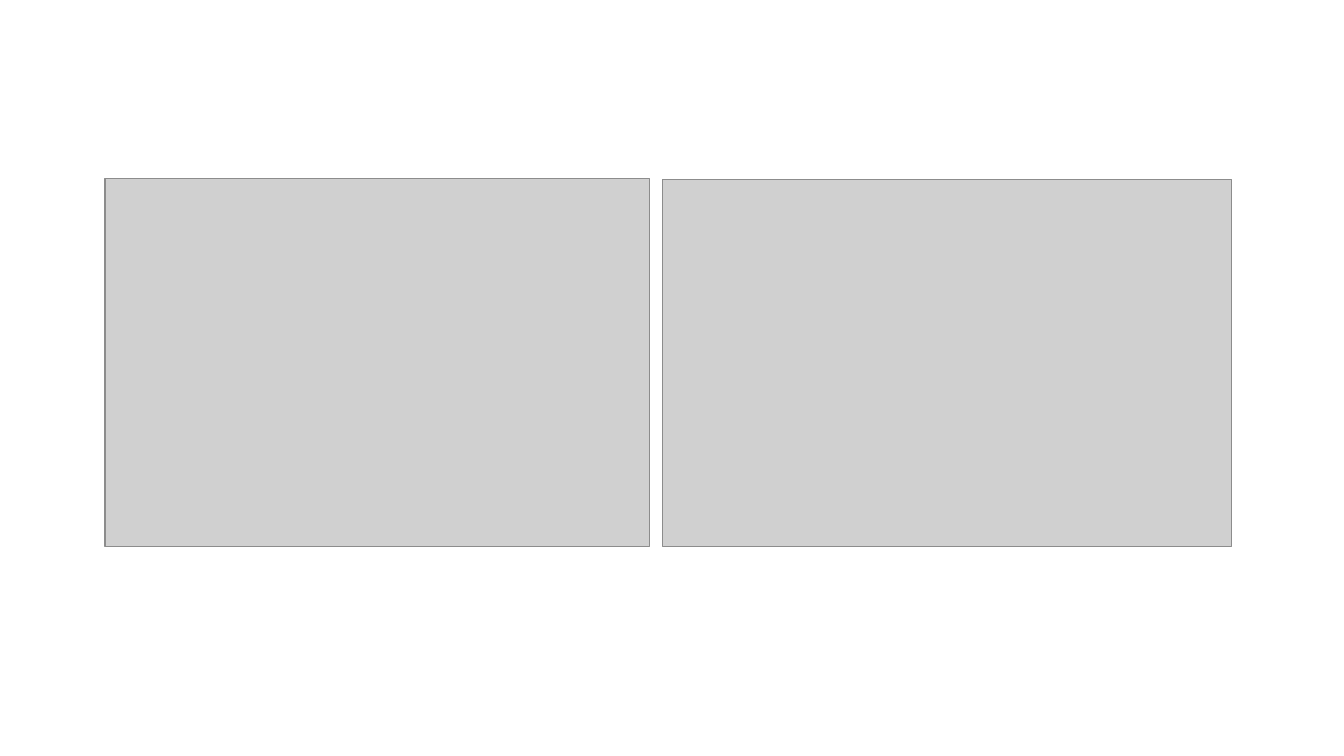
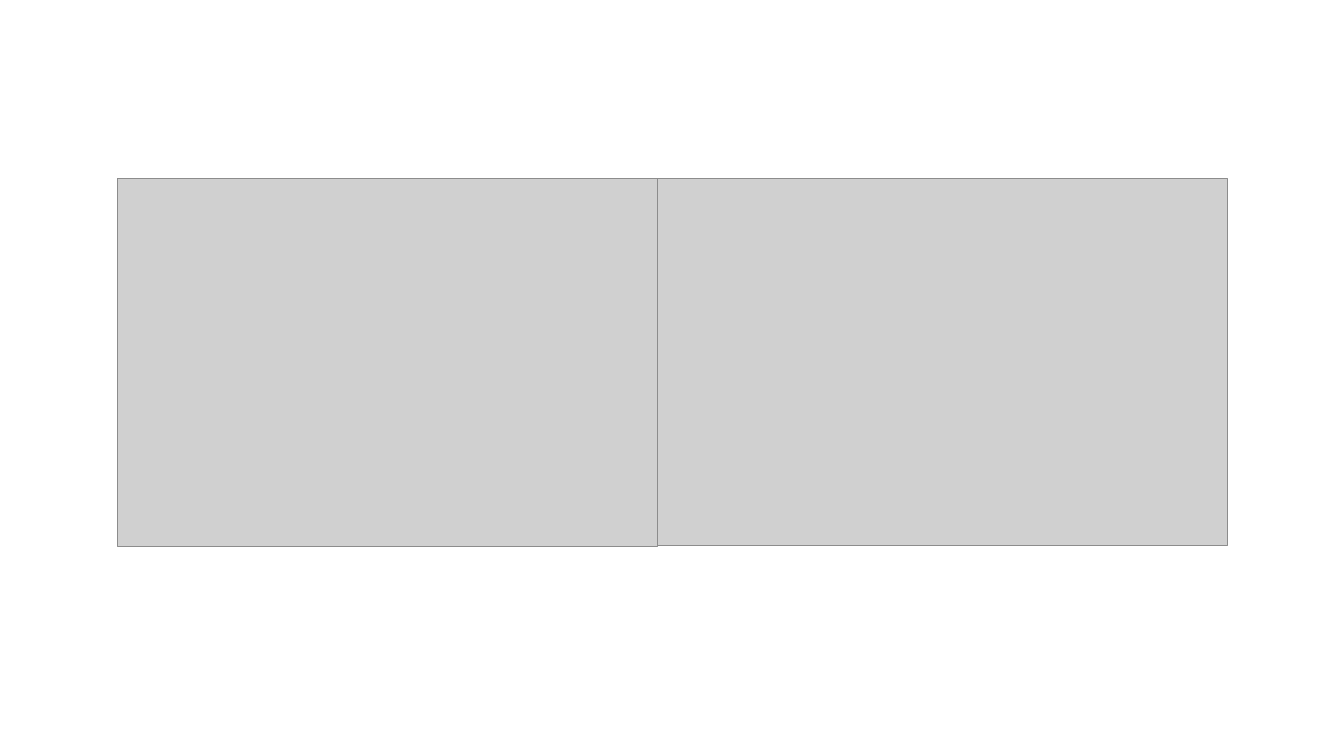
Before and after one commit to lubyant/CS714, a slide deck: slide 10 of project_code/fig.pptx. Drawn at 1344x756 pixels with LibreOffice and Linux fonts; fonts in the diff are those of the drawing; grey boxes stand for pictures. Boxes give left, top, right and bottom in pixels: in the first picture for what was removed or moved away, otherwise in the second. Text is boxed around its words. In the diff, an @@ line names an element or a change of style, - is before the commit and + after.

```diff
--- a/project_code/fig.pptx
+++ b/project_code/fig.pptx
@@ picture: place and size @@
-picture at bbox=[105, 178, 649, 546]
+picture at bbox=[118, 178, 658, 546]
@@ picture: place and size @@
-picture at bbox=[662, 179, 1232, 546]
+picture at bbox=[657, 178, 1227, 545]
```
Also in this commit, not shown: 2 other slides changed, 8 other files.
